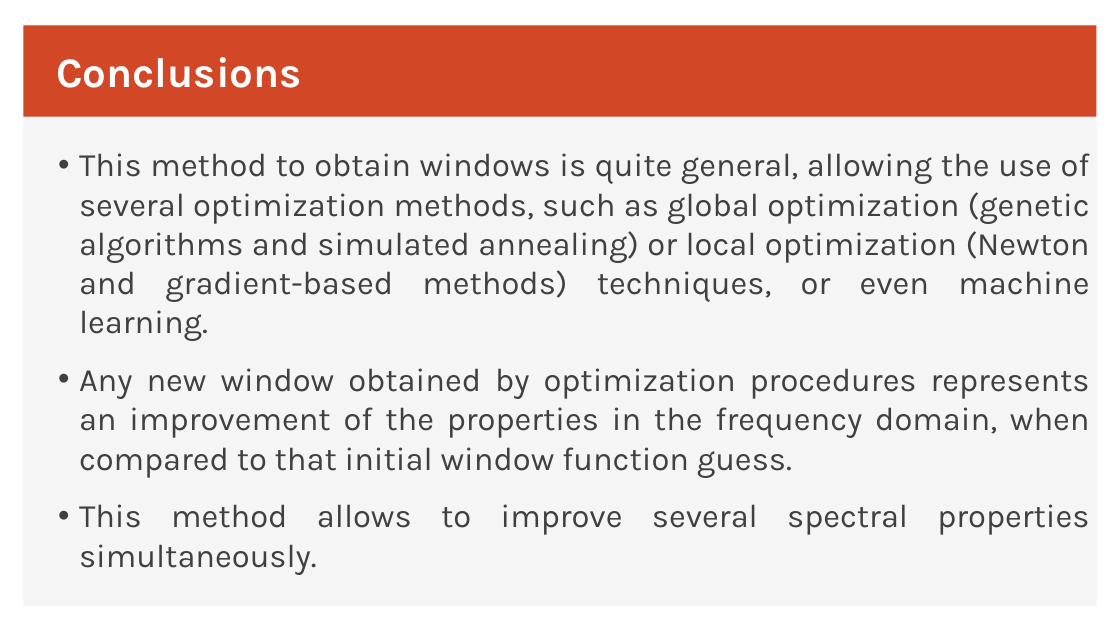
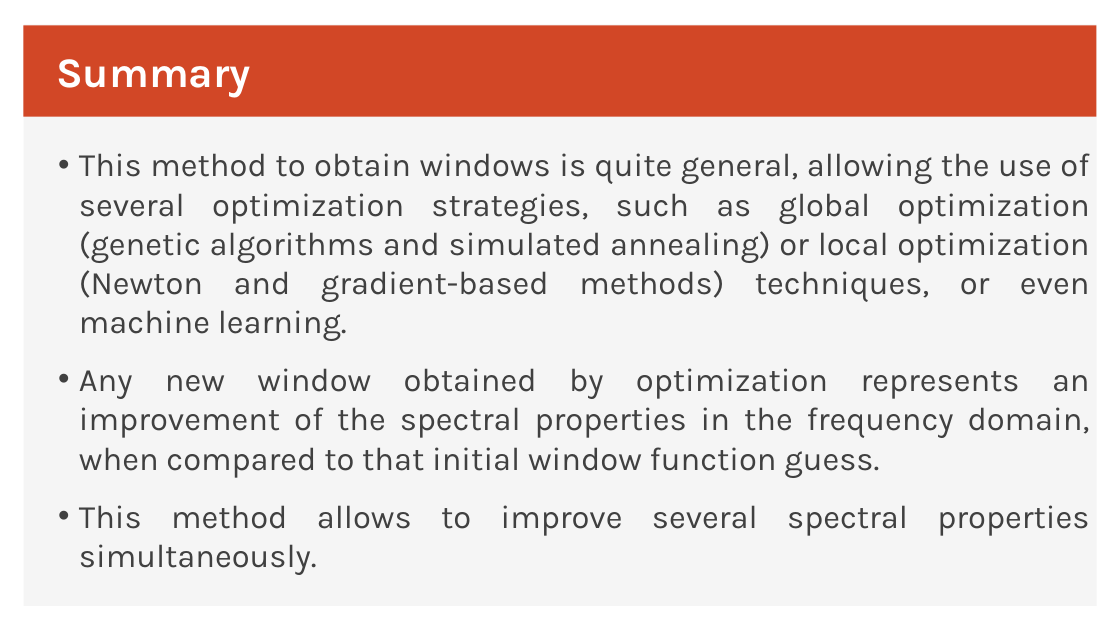
Before and after one commit to EmbDSP/GAP, a slide deck: slide 18 of GAP_Window.pptx. Drawn at 1120x630 pixels with LibreOffice and Linux fonts; fonts in the diff are those of the drawing. Boxes give left, top, right and bottom in pixels: in the first picture for what was removed or moved away, otherwise in the second. Text is boxed around its words. In the diff, an @@ line names an element or a change of style, - is before the commit and + after.

```diff
--- a/GAP_Window.pptx
+++ b/GAP_Window.pptx
@@ text at <box>56,59,251,98</box>: text changed @@
-Conclusions
+Summary
@@ text at <box>79,153,1090,478</box>: text changed @@
-• This method to obtain windows is quite general, allowing the use of several optimization methods, such as global optimization (genetic algorithms and simulated annealing) or local optimization (Newton and gradient-based methods) techniques, or even machine learning.
-• Any new window obtained by optimization procedures represents an improvement of the properties in the frequency domain, when compared to that initial window function guess.
+• This method to obtain windows is quite general, allowing the use of several optimization strategies, such as global optimization (genetic algorithms and simulated annealing) or local optimization (Newton and gradient-based methods) techniques, or even machine learning.
+• Any new window obtained by optimization represents an improvement of the spectral properties in the frequency domain, when compared to that initial window function guess.
```
Also in this commit, not shown: 10 other slides changed, 1 other file.
